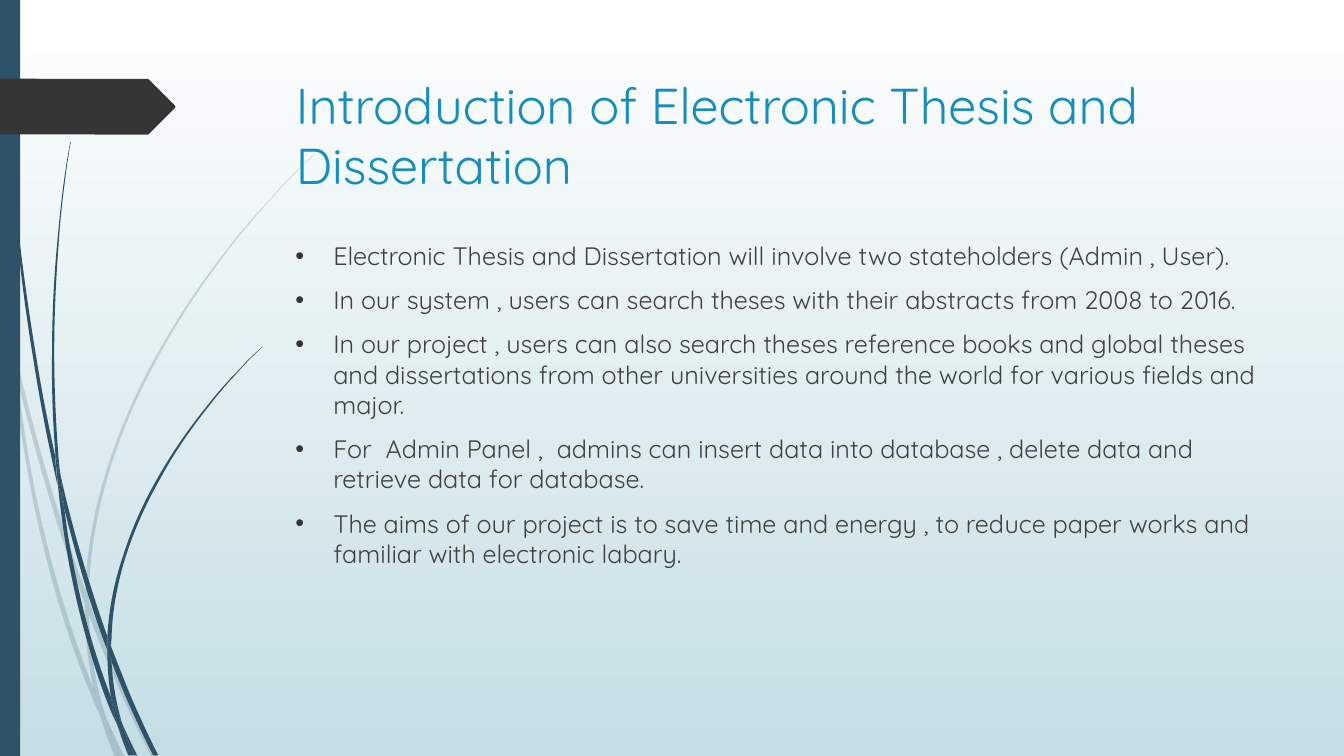
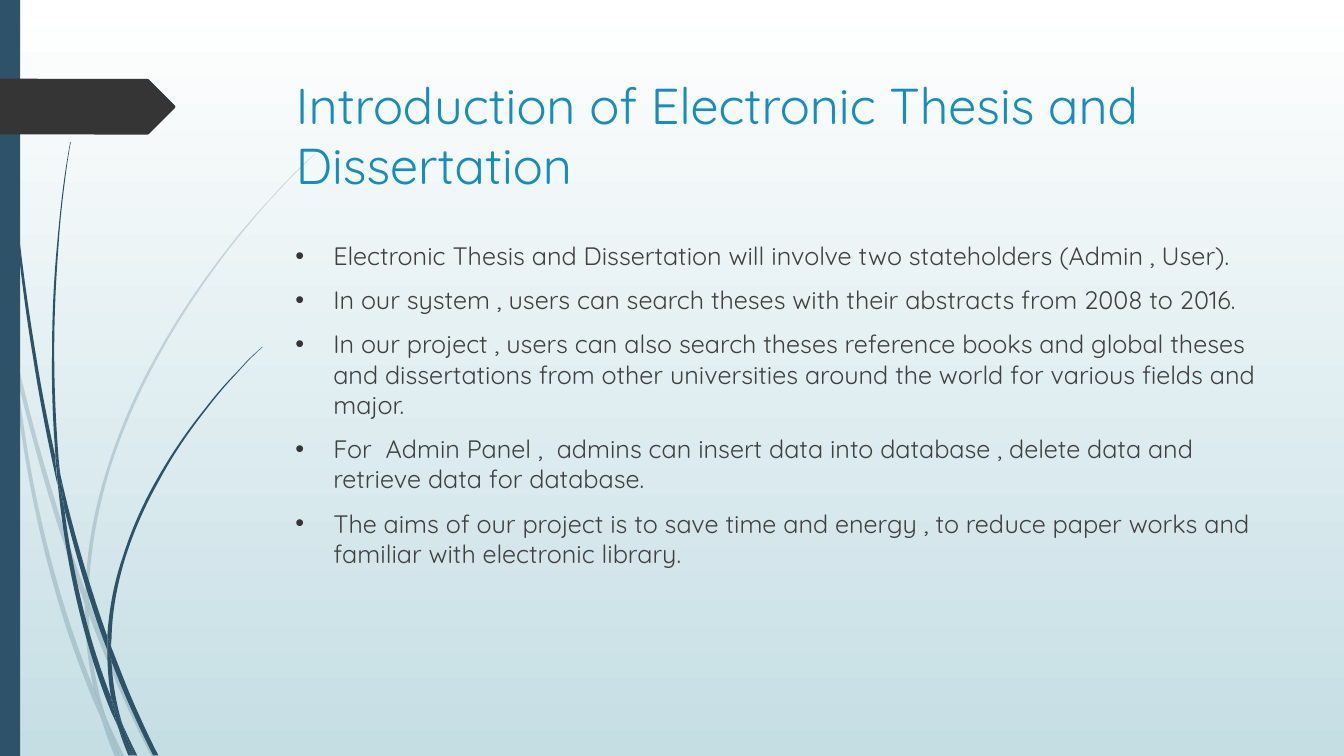
Before and after one commit to bravo-mdy-geo/ETD-project, a slide deck: slide 6 of powerpoint.pptx. Drawn at 1344x756 pixels with LibreOffice and Linux fonts; fonts in the diff are those of the drawing. Boxes give left, top, right and bottom in pixels: in the first picture for what was removed or moved away, otherwise in the second. Text is boxed around its words. In the diff, an @@ line names an element or a change of style, - is before the commit and + after.

```diff
--- a/powerpoint.pptx
+++ b/powerpoint.pptx
@@ text at <box>333,514,1249,568</box>: text changed @@
-• The aims of our project is to save time and energy , to reduce paper works and familiar with electronic labary.
+• The aims of our project is to save time and energy , to reduce paper works and familiar with electronic library.
```
Also in this commit, not shown: 1 slide added, 2 slides removed.
